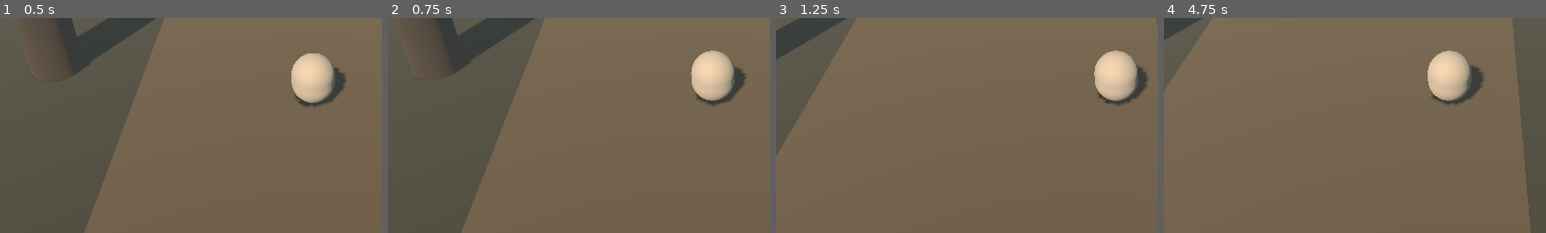
Above: before the commit, frames 1-4 (left to right).
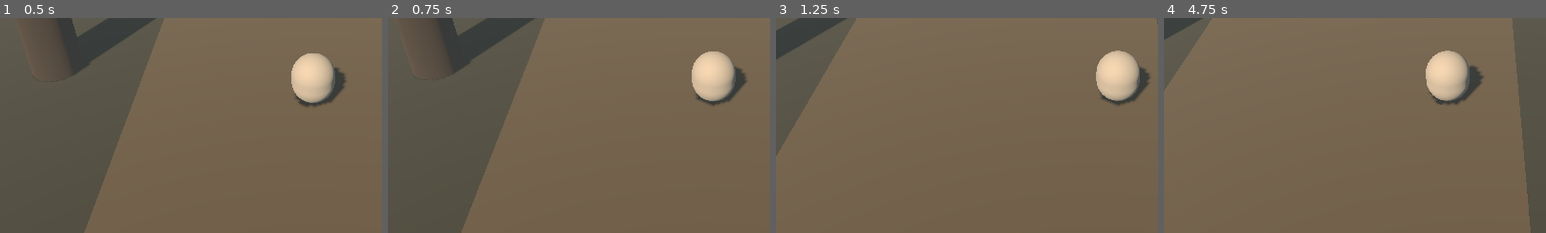
Above: after the commit, the same moments.

Repository: likop93/Tsukimori-Z-rt-Vil-g
Game: Godot game, scene res://scenes/main.tscn
The game is run twice, just before and just after one commit, with the same random seed, the same clock (stepped at 60 frames per second) and the same inputs.
Inputs (mouse positions are % of the whole screen's width and height, from its top left):
- Up to frame 1 (0.5 s): no input
- Up to frame 2 (0.75 s): move the mouse to (72, 45) at 0.52 s; hold D from 0.53 s (still down); click (72, 45) at 0.67 s
- Up to frame 3 (1.25 s): keep holding D
- Up to frame 4 (4.75 s): move the mouse to (30, 55) at 1.27 s; release D at 1.28 s; hold S 1.28-2.03 s; move the mouse to (60, 28) at 2.02 s; hold D 2.03-2.78 s; move the mouse to (45, 70) at 2.77 s; hold W 2.78-3.53 s; click (45, 70) at 2.92 s; move the mouse to (80, 65) at 3.52 s; hold A from 3.53 s (still down); move the mouse to (20, 35) at 4.27 s
The pictures show only the part of the screen within x 9-59%, y 50-100%; the shares and areas given below are measured in that part.

Frame 1 is identical in both runs. In frame 2, 0.1% of the frame differs, in the area x 79-94%, y 15-39%; in frame 3, 0.4%; in frame 4, 0.5%, in the area x 68-84%, y 15-41%.
Error after the commit: Parse Error: Cannot infer the type of "bob" variable because the value doesn't have a set type. (res://scripts/proxy_visual.gd:220)

Commit message:
Make Akira proxy portable with animated procedural fallback

Diff:
--- a/scripts/proxy_visual.gd
+++ b/scripts/proxy_visual.gd
@@ -16,13 +16,30 @@
 var _one_shot_until_msec := 0
 var _one_shot_token := ""
 
+var _fallback_active := false
+var _fallback_phase := 0.0
+var _fallback_root: Node3D
+var _fallback_torso: Node3D
+var _fallback_head: Node3D
+var _fallback_arm_l: Node3D
+var _fallback_arm_r: Node3D
+var _fallback_leg_l: Node3D
+var _fallback_leg_r: Node3D
+var _fallback_knee_l: Node3D
+var _fallback_knee_r: Node3D
+var _fallback_coat_l: Node3D
+var _fallback_coat_r: Node3D
+var _fallback_coat_back: Node3D
+
 func _ready() -> void:
     if not ResourceLoader.exists(proxy_scene_path):
+        _build_procedural_fallback()
         return
 
     var packed := load(proxy_scene_path) as PackedScene
     if packed == null:
         push_warning("Akira proxy GLB exists but could not be loaded: %s" % proxy_scene_path)
+        _build_procedural_fallback()
         return
 
     proxy_instance = packed.instantiate()
@@ -39,6 +56,12 @@
 
     _update_body_lean(player, delta)
 
+    var speed := Vector2(player.velocity.x, player.velocity.z).length()
+
+    if _fallback_active:
+        _animate_fallback(delta, speed)
+        return
+
     if animation_player == null:
         return
 
@@ -49,7 +72,6 @@
         _one_shot_token = ""
         _last_animation = ""
 
-    var speed := Vector2(player.velocity.x, player.velocity.z).length()
     var moving := speed > 0.16
 
     if moving and not _was_moving:
@@ -77,9 +99,21 @@
     _was_moving = moving
 
 func play_gate_react() -> void:
+    if _fallback_active:
+        var tween := create_tween()
+        tween.tween_property(_fallback_head, "rotation:y", deg_to_rad(12.0), 0.18)
+        tween.tween_property(_fallback_head, "rotation:y", deg_to_rad(-8.0), 0.26)
+        tween.tween_property(_fallback_head, "rotation:y", 0.0, 0.30)
+        return
     _play_one_shot("gatereact", 0.95)
 
 func play_lookout_react() -> void:
+    if _fallback_active:
+        var tween := create_tween()
+        tween.tween_property(_fallback_head, "rotation:y", deg_to_rad(-9.0), 0.35)
+        tween.tween_interval(0.35)
+        tween.tween_property(_fallback_head, "rotation:y", 0.0, 0.45)
+        return
     _play_one_shot("lookout", 1.15)
 
 func _play_one_shot(token: String, fallback_seconds: float) -> void:
@@ -112,6 +146,140 @@
     motion_layer.rotation.x = lerp_angle(motion_layer.rotation.x, target_pitch, weight)
     motion_layer.rotation.z = lerp_angle(motion_layer.rotation.z, target_roll, weight)
 
+func _build_procedural_fallback() -> void:
+    _fallback_active = true
+    placeholder_body.visible = false
+
+    var skin := _fallback_material(Color(0.46, 0.43, 0.42))
+    var cloth := _fallback_material(Color(0.065, 0.075, 0.08))
+    var coat := _fallback_material(Color(0.09, 0.10, 0.105))
+    var hair := _fallback_material(Color(0.012, 0.014, 0.016))
+    var accent := _fallback_material(Color(0.035, 0.18, 0.13))
+    var shoes := _fallback_material(Color(0.025, 0.025, 0.03))
+
+    _fallback_root = Node3D.new()
+    _fallback_root.name = "ProceduralAkiraFallback"
+    motion_layer.add_child(_fallback_root)
+
+    _fallback_box(_fallback_root, "Pelvis", Vector3(0, 0.96, 0), Vector3(0.34, 0.18, 0.23), cloth)
+
+    _fallback_torso = Node3D.new()
+    _fallback_torso.name = "TorsoPivot"
+    _fallback_torso.position = Vector3(0, 1.30, 0)
+    _fallback_root.add_child(_fallback_torso)
+    _fallback_box(_fallback_torso, "Torso", Vector3.ZERO, Vector3(0.44, 0.50, 0.24), coat)
+    _fallback_box(_fallback_torso, "EmeraldAccent", Vector3(0, 0.02, -0.126), Vector3(0.055, 0.24, 0.018), accent)
+
+    _fallback_head = Node3D.new()
+    _fallback_head.name = "HeadPivot"
+    _fallback_head.position = Vector3(0, 1.68, 0)
+    _fallback_root.add_child(_fallback_head)
+    _fallback_sphere(_fallback_head, "Head", Vector3(0, 0.05, 0), 0.115, skin)
+    _fallback_sphere(_fallback_head, "HairMass", Vector3(0, 0.11, 0.015), 0.124, hair)
+    _fallback_box(_fallback_head, "HairFringe", Vector3(0, 0.07, -0.105), Vector3(0.18, 0.09, 0.045), hair)
+
+    _fallback_arm_l = _fallback_limb(_fallback_root, "ArmL", Vector3(-0.27, 1.47, 0), Vector3(0.10, 0.46, 0.11), coat, -0.21)
+    _fallback_arm_r = _fallback_limb(_fallback_root, "ArmR", Vector3(0.27, 1.47, 0), Vector3(0.10, 0.46, 0.11), coat, -0.21)
+
+    _fallback_leg_l = _fallback_limb(_fallback_root, "LegL", Vector3(-0.105, 0.92, 0), Vector3(0.14, 0.40, 0.16), cloth, -0.19)
+    _fallback_leg_r = _fallback_limb(_fallback_root, "LegR", Vector3(0.105, 0.92, 0), Vector3(0.14, 0.40, 0.16), cloth, -0.19)
+
+    _fallback_knee_l = _fallback_limb(_fallback_leg_l, "ShinL", Vector3(0, -0.39, 0), Vector3(0.12, 0.38, 0.14), cloth, -0.18)
+    _fallback_knee_r = _fallback_limb(_fallback_leg_r, "ShinR", Vector3(0, -0.39, 0), Vector3(0.12, 0.38, 0.14), cloth, -0.18)
+
+    _fallback_box(_fallback_knee_l, "FootL", Vector3(0, -0.38, -0.075), Vector3(0.17, 0.10, 0.30), shoes)
+    _fallback_box(_fallback_knee_r, "FootR", Vector3(0, -0.38, -0.075), Vector3(0.17, 0.10, 0.30), shoes)
+
+    _fallback_coat_back = Node3D.new()
+    _fallback_coat_back.name = "CoatBackPivot"
+    _fallback_coat_back.position = Vector3(0, 1.22, 0.10)
+    _fallback_root.add_child(_fallback_coat_back)
+    _fallback_box(_fallback_coat_back, "CoatBack", Vector3(0, -0.30, 0), Vector3(0.44, 0.62, 0.08), cloth)
+
+    _fallback_coat_l = Node3D.new()
+    _fallback_coat_l.name = "CoatLPivot"
+    _fallback_coat_l.position = Vector3(-0.14, 1.20, -0.02)
+    _fallback_root.add_child(_fallback_coat_l)
+    _fallback_box(_fallback_coat_l, "CoatL", Vector3(0, -0.29, 0), Vector3(0.14, 0.58, 0.12), cloth)
+
+    _fallback_coat_r = Node3D.new()
+    _fallback_coat_r.name = "CoatRPivot"
+    _fallback_coat_r.position = Vector3(0.14, 1.20, -0.02)
+    _fallback_root.add_child(_fallback_coat_r)
+    _fallback_box(_fallback_coat_r, "CoatR", Vector3(0, -0.29, 0), Vector3(0.14, 0.58, 0.12), cloth)
+
+func _animate_fallback(delta: float, speed: float) -> void:
+    if _fallback_root == null:
+        return
+
+    var move_amount := clampf(speed / 4.2, 0.0, 1.0)
+    _fallback_phase += delta * lerpf(1.4, 7.4, move_amount)
+
+    var stride := sin(_fallback_phase)
+    var opposite := sin(_fallback_phase + PI)
+    var bob := abs(sin(_fallback_phase * 2.0)) * 0.018 * move_amount
+    var idle_breath := sin(_fallback_phase * 0.75) * 0.006 * (1.0 - move_amount)
+
+    _fallback_root.position.y = bob + idle_breath
+
+    _fallback_leg_l.rotation.x = stride * deg_to_rad(23.0) * move_amount
+    _fallback_leg_r.rotation.x = opposite * deg_to_rad(23.0) * move_amount
+    _fallback_knee_l.rotation.x = maxf(0.0, -stride) * deg_to_rad(28.0) * move_amount
+    _fallback_knee_r.rotation.x = maxf(0.0, -opposite) * deg_to_rad(28.0) * move_amount
+
+    _fallback_arm_l.rotation.x = opposite * deg_to_rad(17.0) * move_amount
+    _fallback_arm_r.rotation.x = stride * deg_to_rad(17.0) * move_amount
+
+    _fallback_torso.rotation.y = -stride * deg_to_rad(3.6) * move_amount
+    _fallback_torso.rotation.z = stride * deg_to_rad(1.3) * move_amount
+    _fallback_head.rotation.y = stride * deg_to_rad(1.0) * move_amount + sin(_fallback_phase * 0.33) * deg_to_rad(1.2) * (1.0 - move_amount)
+
+    var coat_swing := -stride * deg_to_rad(4.0) * move_amount
+    _fallback_coat_back.rotation.x = -abs(stride) * deg_to_rad(3.0) * move_amount
+    _fallback_coat_l.rotation.x = coat_swing - deg_to_rad(1.5) * move_amount
+    _fallback_coat_r.rotation.x = -coat_swing - deg_to_rad(1.5) * move_amount
+    _fallback_coat_l.rotation.z = stride * deg_to_rad(2.5) * move_amount
+    _fallback_coat_r.rotation.z = opposite * deg_to_rad(2.5) * move_amount
+
+func _fallback_limb(parent: Node3D, name_value: String, position_value: Vector3, size: Vector3, material: Material, mesh_y: float) -> Node3D:
+    var pivot := Node3D.new()
+    pivot.name = name_value
+    pivot.position = position_value
+    parent.add_child(pivot)
+    _fallback_box(pivot, name_value + "Mesh", Vector3(0, mesh_y, 0), size, material)
+    return pivot
+
+func _fallback_box(parent: Node3D, name_value: String, position_value: Vector3, size: Vector3, material: Material) -> MeshInstance3D:
+    var mesh := BoxMesh.new()
+    mesh.size = size
+    var instance := MeshInstance3D.new()
+    instance.name = name_value
+    instance.position = position_value
+    instance.mesh = mesh
+    instance.material_override = material
+    parent.add_child(instance)
+    return instance
+
+func _fallback_sphere(parent: Node3D, name_value: String, position_value: Vector3, radius: float, material: Material) -> MeshInstance3D:
+    var mesh := SphereMesh.new()
+    mesh.radius = radius
+    mesh.height = radius * 2.0
+    mesh.radial_segments = 16
+    mesh.rings = 8
+    var instance := MeshInstance3D.new()
+    instance.name = name_value
+    instance.position = position_value
+    instance.mesh = mesh
+    instance.material_override = material
+    parent.add_child(instance)
+    return instance
+
+func _fallback_material(color: Color) -> StandardMaterial3D:
+    var material := StandardMaterial3D.new()
+    material.albedo_color = color
+    material.roughness = 0.88
+    return material
+
 func _find_animation_player(node: Node) -> AnimationPlayer:
     if node is AnimationPlayer:
         return node as AnimationPlayer
